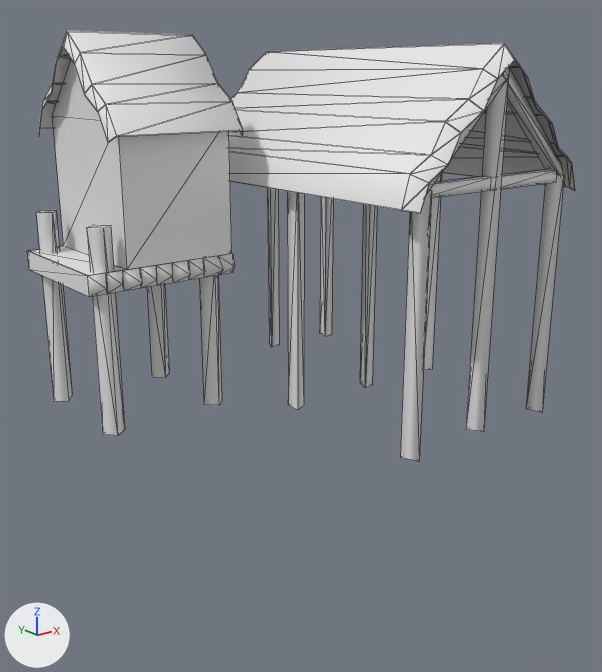
The COLLADA model binaries/data/mods/public/art/meshes/structural/celt_farmstead.dae as it was, and as the next commit left it.
Before and after are seen from a 50 mm lens placed at (-0.342, -0.433, 0.218), pointed at (0.003, -0.003, 0.046). Arrows for +X, +Y and +Z are at lower left; the lights stay in place. Mesh edges are drawn as thin lines. Materials are left out; every surface is plain grey. Where no turn or scale is listed for an object, it has been applied to the vertices.
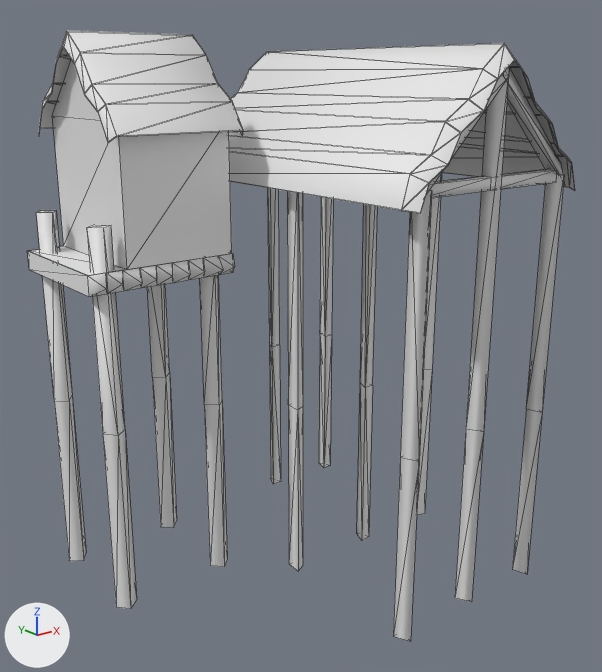
Where the newer file only moved an object's origin or applied its transform, the numbers keep the older frame.

What differs and where, as boxes [x1, y1, x2, y2] in the pictures (602 x 672 px):
'Box16', reshaped (42% taller)
    before: [27, 30, 575, 461]
    after: [27, 30, 575, 641]
part 1 of me_box16mesh, built on
    before: [298, 193, 304, 410]
    after: [54, 193, 542, 641]

What changed in the scene script:
```text
Change me_box16mesh:
    used by ob_box16; location = (0.0571, -0.1108, 0.1533)
    remove me_box16mesh.from_pydata(...)  # 384 vertices, 482 faces; spans x -0.196..0.081, y -0.011..0.24, z -0.157..0.09
    add me_box16mesh.from_pydata(...)  # 441 vertices, 576 faces; spans x -0.196..0.081, y -0.011..0.24, z -0.286..0.09
    me_box16mesh part 1
    4 vertices in x -0.056..0.065, y 0.103..0.109, z -0.157..0.006 move by (-0.001, 0.0, 0.0)
    12 vertices are added at x -0.057..0.064, y 0.103..0.109, z -0.286..0.005
    29 new vertices lie (0.0, 0.0, -0.129) away from vertices in x -0.064..0.072, y -0.009..0.23, z -0.157..-0.154
    16 new vertices lie (0.0, 0.0, -0.128) away from vertices in x -0.192..-0.098, y 0.131..0.222, z -0.154
    94 new faces join them
```
